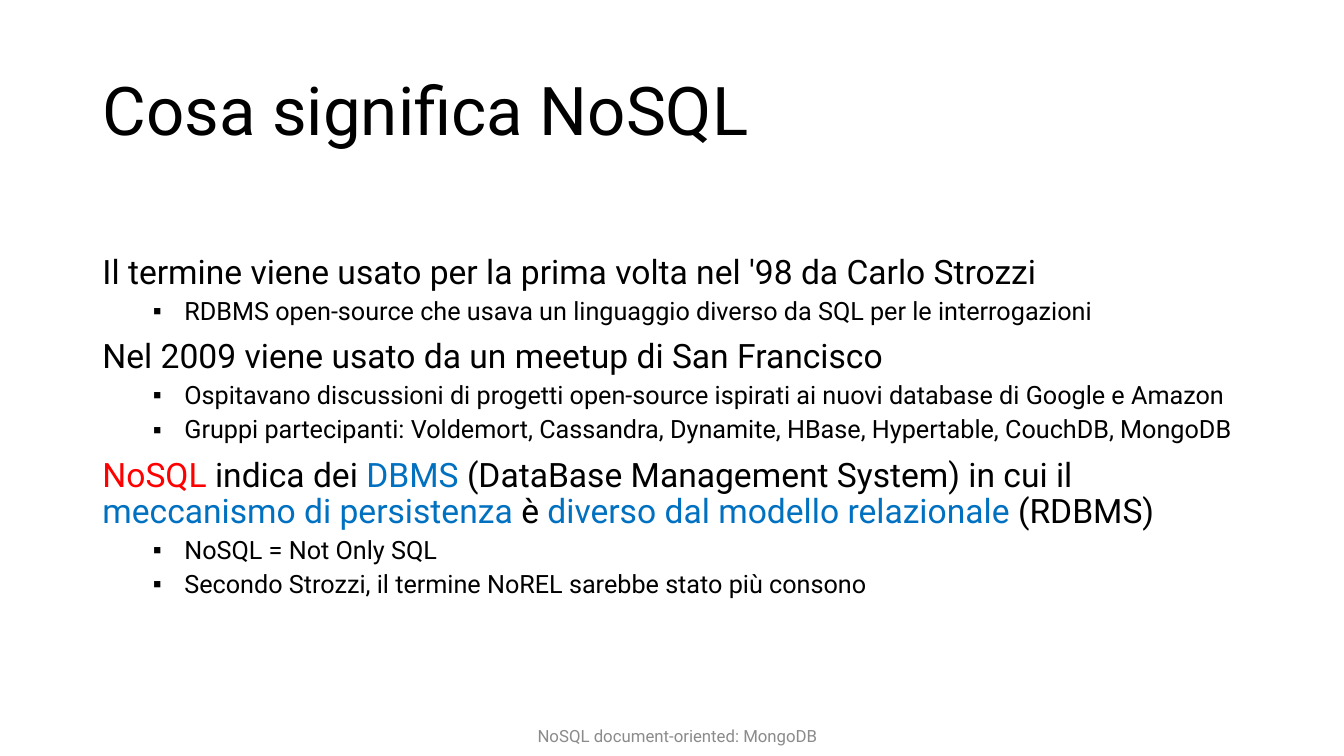
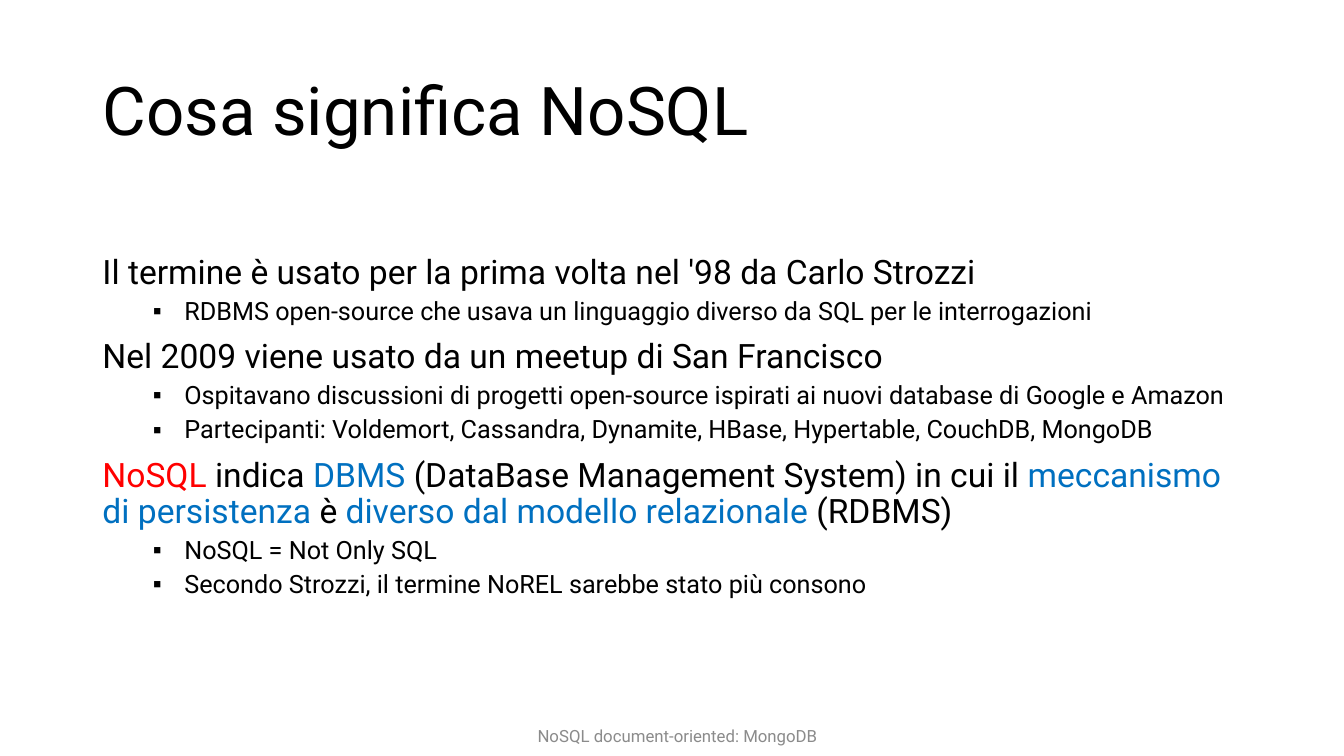
Before and after one commit to w4bo/teaching-seminario-nosql, a slide deck: slide 4 of slides/Document-based db.pptx. Drawn at 1344x756 pixels with LibreOffice and Linux fonts; fonts in the diff are those of the drawing. Boxes give left, top, right and bottom in pixels: in the first picture for what was removed or moved away, otherwise in the second. Text is boxed around its words. In the diff, an @@ line names an element or a change of style, - is before the commit and + after.

Commit message:
fix the slides

```diff
--- a/slides/Document-based db.pptx
+++ b/slides/Document-based db.pptx
@@ text at [102,258,975,291]: text changed @@
-Il termine viene usato per la prima volta nel '98 da Carlo Strozzi
+Il termine è usato per la prima volta nel '98 da Carlo Strozzi
@@ text at [102,419,1221,531]: text changed @@
-  ▪ Gruppi partecipanti: Voldemort, Cassandra, Dynamite, HBase, Hypertable, CouchDB, MongoDB
-NoSQL indica dei DBMS (DataBase Management System) in cui il meccanismo di persistenza è diverso dal modello relazionale (RDBMS)
+  ▪ Partecipanti: Voldemort, Cassandra, Dynamite, HBase, Hypertable, CouchDB, MongoDB
+NoSQL indica DBMS (DataBase Management System) in cui il meccanismo di persistenza è diverso dal modello relazionale (RDBMS)
```
Also in this commit, not shown: 8 other slides changed.
